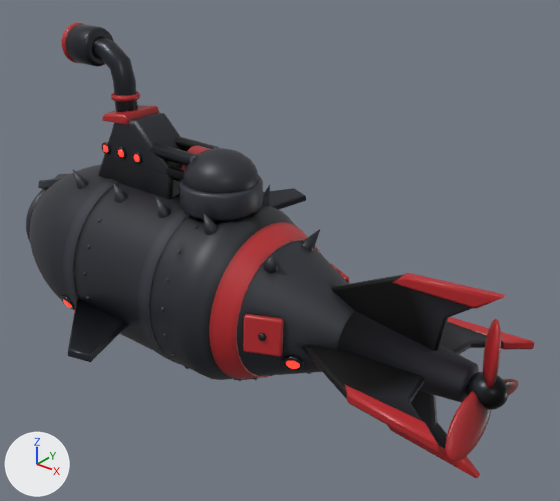
One commit to the glTF model models-src/enemy_boss.glb: the scene before it, then after it.
One viewpoint serves both versions: a 50 mm lens placed at (6.68, -6.54, 4.84), pointed at (1.19, 0.32, 0.59). Every picture has the same lights, and +X, +Y and +Z are marked at lower left. The picture after the commit comes second. Where no turn or scale is listed for an object, it has been applied to the vertices. Vertices at exactly the same position are counted once.

Before the edit, the objects in view are built like this:
```python
ob_enemy_boss_body = bpy.data.objects.new('enemy_boss_body', me_enemy_boss_body)
ob_enemy_boss_body.location = (0.0, 0.0, 0.0)
ob_propeller_002 = bpy.data.objects.new('propeller.002', me_propeller_002)
ob_propeller_002.location = (4.2, 0.0, 0.0)
ob_turret_guns_mesh_001 = bpy.data.objects.new('turret_guns_mesh.001', me_turret_guns_mesh_001)
ob_turret_guns_mesh_001.location = (0.52, 0.0, 1.59)
```
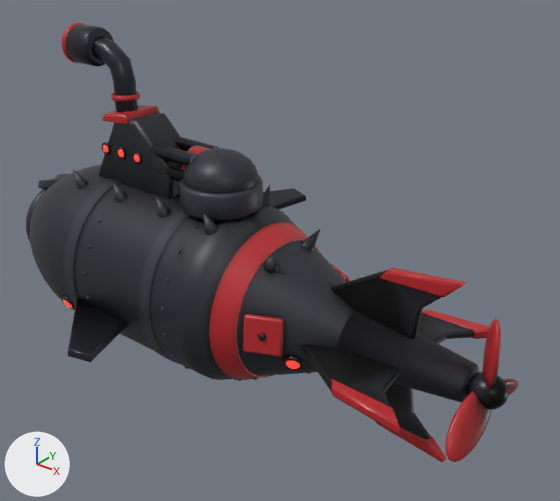
Where the change shows, as pixel boxes [x1, y1, x2, y2] in the pictures (560 x 501 px; the box of a moved part takes in the faces that stretch with it):
'enemy_boss_body', reshaped (9% narrower): before [26, 23, 534, 478]; after [26, 23, 489, 462]
part 1 of me_enemy_boss_body, moved or reshaped: before [331, 274, 472, 351]; after [331, 269, 441, 339]
part 2 of me_enemy_boss_body, moved or reshaped: before [441, 322, 504, 354]; after [417, 313, 475, 344]
part 3 of me_enemy_boss_body, moved or reshaped: before [411, 391, 447, 448]; after [385, 383, 430, 439]
part 4 of me_enemy_boss_body, moved or reshaped: before [303, 345, 424, 421]; after [303, 345, 399, 407]
part 5 of me_enemy_boss_body, moved or reshaped: before [392, 273, 506, 309]; after [379, 268, 467, 297]
part 6 of me_enemy_boss_body, moved or reshaped: before [447, 317, 534, 350]; after [422, 310, 489, 339]
part 7 of me_enemy_boss_body, moved or reshaped: before [388, 426, 480, 478]; after [375, 421, 446, 462]
part 8 of me_enemy_boss_body, moved or reshaped: before [344, 384, 438, 452]; after [331, 379, 400, 434]

Diff of the bpy script that builds the scene:
```diff
--- a/models-src/enemy_boss.glb.py
+++ b/models-src/enemy_boss.glb.py
@@ me_enemy_boss_body @@
 # used by ob_enemy_boss_body; location = (0.0, 0.0, 0.0)
-me_enemy_boss_body.from_pydata(...)  # 14033 vertices, 27404 faces; spans x -3.34..4.25, y -2.15..2.15, z -1.24..3.07
+me_enemy_boss_body.from_pydata(...)  # 14033 vertices, 27404 faces; spans x -3.34..4.04, y -2.15..2.15, z -1.24..3.07
+# me_enemy_boss_body part 1: the loose piece of 30 vertices spanning x 1.35..4.23, y -0.05..0.05, z 0.12..1.12 is scaled about its middle by (0.799, 1, 1), then moved by (-0.12, 0.0, 0.0)
+# me_enemy_boss_body part 2: the loose piece of 30 vertices spanning x 1.35..4.23, y 0.12..1.12, z -0.05..0.05 is scaled about its middle by (0.799, 1, 1), then moved by (-0.12, 0.0, 0.0)
+# me_enemy_boss_body part 3: the loose piece of 30 vertices spanning x 1.35..4.23, y -0.05..0.05, z -1.12..-0.12 is scaled about its middle by (0.799, 1, 1), then moved by (-0.12, 0.0, 0.0)
+# me_enemy_boss_body part 4: the loose piece of 30 vertices spanning x 1.35..4.23, y -1.12..-0.12, z -0.05..0.05 is scaled about its middle by (0.799, 1, 1), then moved by (-0.12, 0.0, 0.0)
+# me_enemy_boss_body part 5: the loose piece of 24 vertices spanning x 3.01..4.25, y -0.07..0.06, z 0.89..1.13 is scaled about its middle by (0.796, 1, 0.999), then moved by (-0.29, 0.0, 0.0)
+# me_enemy_boss_body part 6: the loose piece of 24 vertices spanning x 3.01..4.25, y 0.89..1.13, z -0.06..0.06 is scaled about its middle by (0.796, 0.999, 1), then moved by (-0.29, 0.0, 0.0)
+# me_enemy_boss_body part 7: the loose piece of 24 vertices spanning x 3.01..4.25, y -0.06..0.07, z -1.13..-0.89 is scaled about its middle by (0.796, 1, 0.999), then moved by (-0.29, 0.0, 0.0)
+# me_enemy_boss_body part 8: the loose piece of 24 vertices spanning x 3.01..4.25, y -1.13..-0.89, z -0.06..0.06 is scaled about its middle by (0.796, 0.999, 1), then moved by (-0.29, 0.0, 0.0)
+# other edits to the shape of me_enemy_boss_body do not show in these pictures
 me_enemy_boss_body.materials.append(mat_enemy_hull)
```
